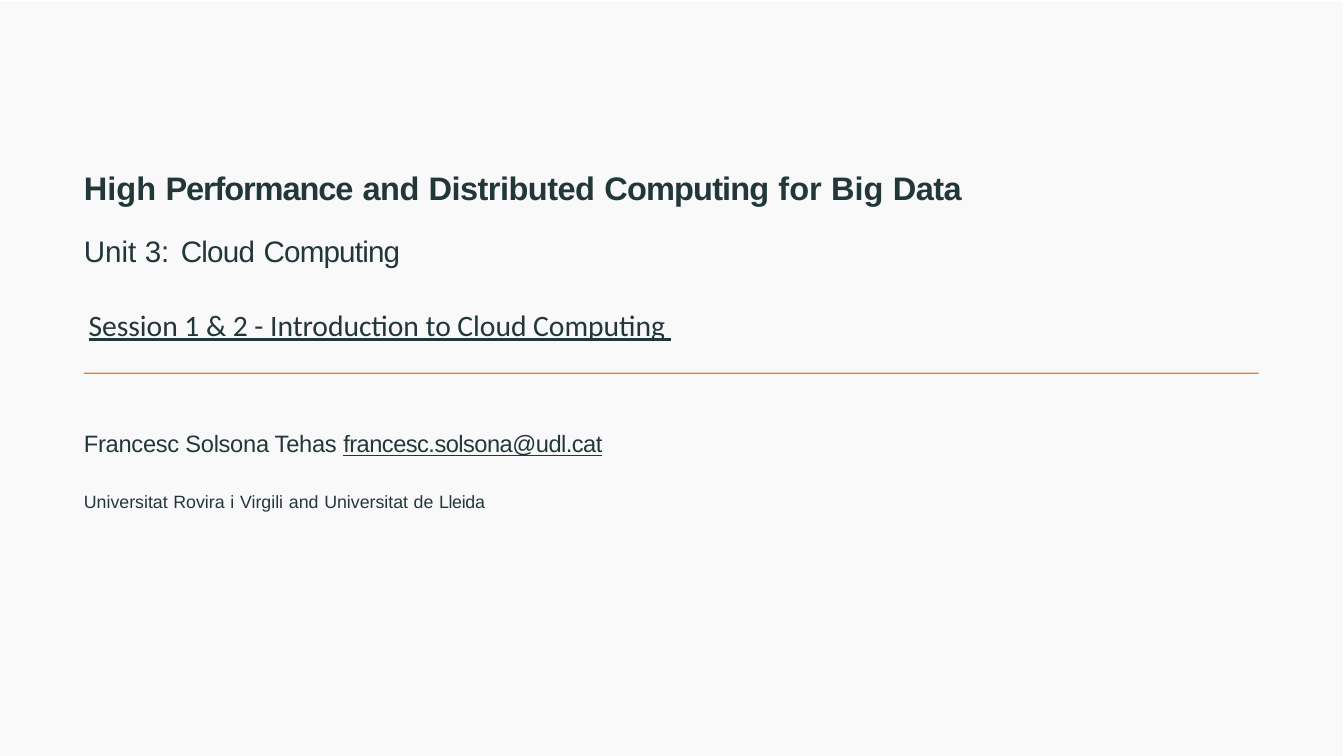
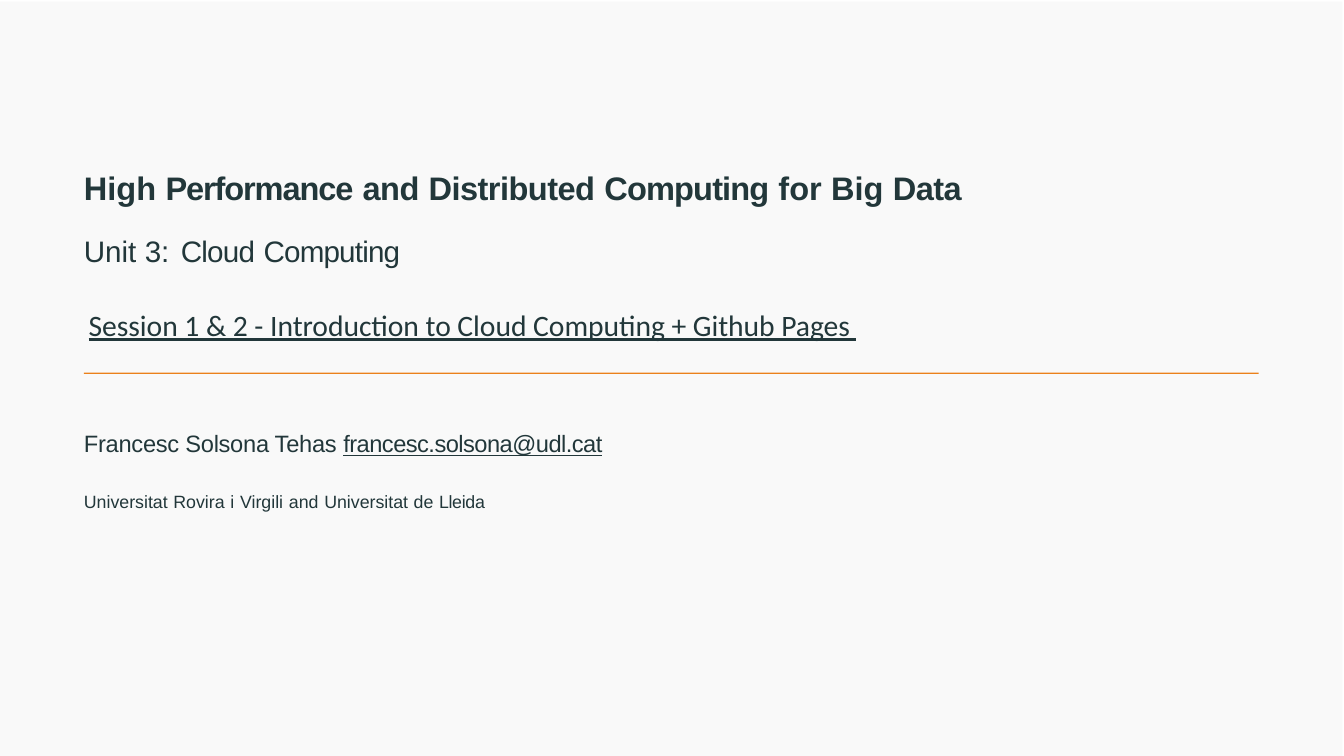
Before and after one commit to joanpaucm/HPDCB, a slide deck: slide 1 of src/slides/Session 1 and 2 - Introduction to Cloud Computing + Github Pages-2026.pptx. Drawn at 1344x756 pixels with LibreOffice and Linux fonts; fonts in the diff are those of the drawing. Boxes give left, top, right and bottom in pixels: in the first picture for what was removed or moved away, otherwise in the second. Text is boxed around its words. In the diff, an @@ line names an element or a change of style, - is before the commit and + after.

```diff
--- a/src/slides/Session 1 and 2 - Introduction to Cloud Computing + Github Pages-2026.pptx
+++ b/src/slides/Session 1 and 2 - Introduction to Cloud Computing + Github Pages-2026.pptx
@@ text at (89, 315, 850, 341): text changed @@
-Session 1 & 2 - Introduction to Cloud Computing
+Session 1 & 2 - Introduction to Cloud Computing + Github Pages
```
Also in this commit, not shown: 1 other file.
